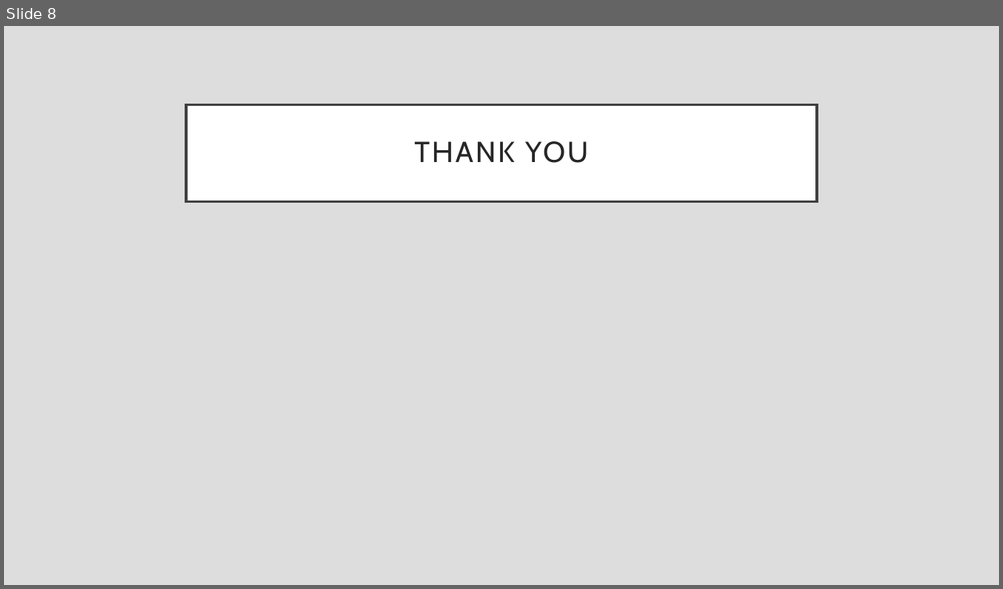
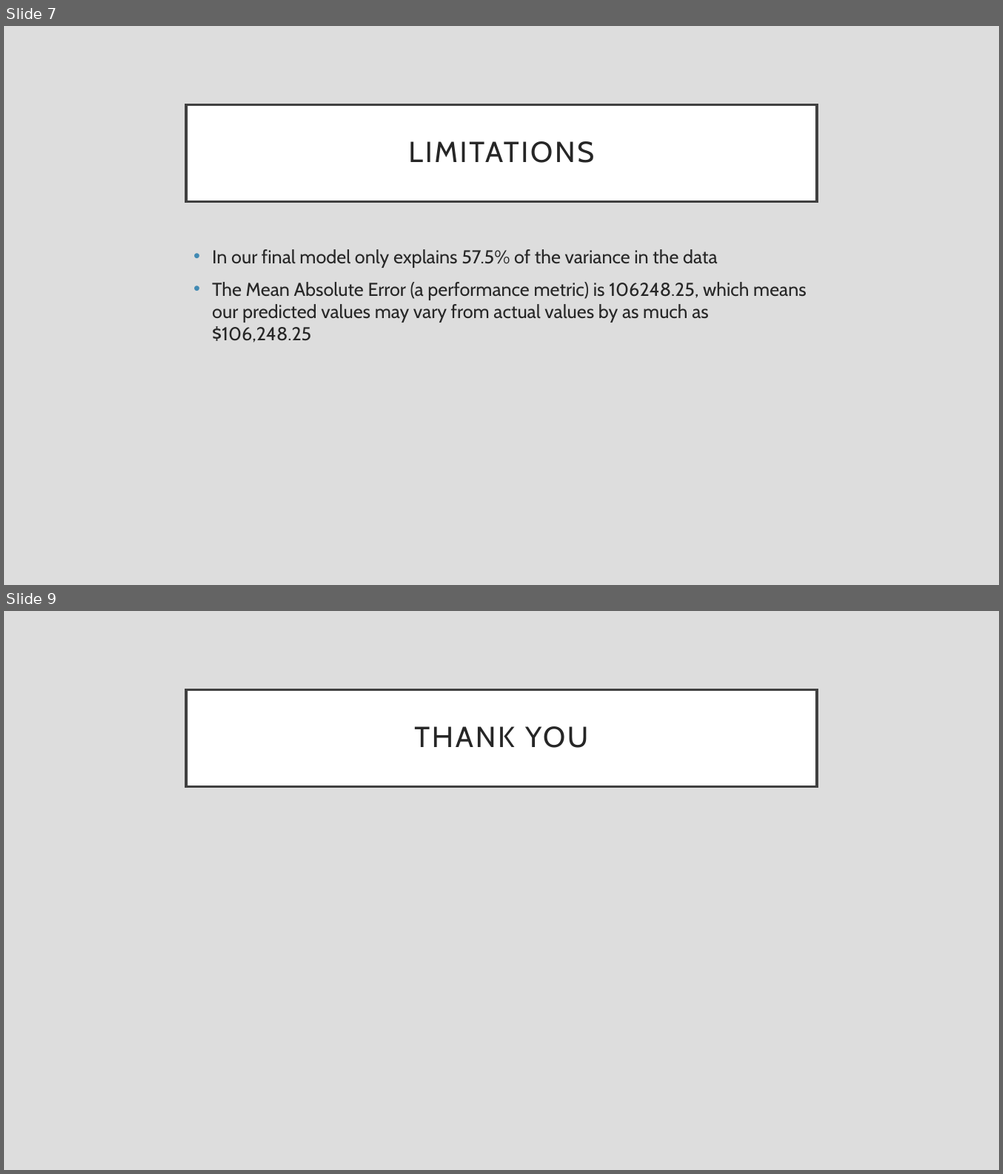
Before and after one commit to rfb-vibe/multiple-linear-regression-project, a slide deck: phase-2-project.pptx. Shown one above the other, each under a label of ours: slide 8 before the commit, slides 7 and 9 after it; the slides between them are not shown. The pictures are 1003x589 and 1003x1174 pixels, drawn with LibreOffice and Linux fonts; fonts in the diff are those of the drawing. Boxes give left, top, right and bottom in pixels: in the first picture for what was removed or moved away, otherwise in the second. Text is boxed around its words. In the diff, an @@ line names an element or a change of style, - is before the commit and + after.

```diff
--- a/phase-2-project.pptx
+++ b/phase-2-project.pptx
@@ slide 7 added at (4, 26, 999, 585), background #DDDDDD @@
@@ title added at (186, 104, 817, 201), fill #FFFFFF, outline #404040 2.5 pt, 28 pt, text #262626 @@
+LIMITATIONS
@@ text added at (212, 249, 806, 343), 18 pt, text #262626 @@
+• In our final model only explains 57.5% of the variance in the data
+• The Mean Absolute Error (a performance metric) is 106248.25, which means our predicted values may vary from actual values by as much as $106,248.25
@@ what was slide 8 is now slide 9 @@
```
Also in this commit, not shown: 6 slides changed, 1 other slide added, 1 slide removed, 2 other files.
